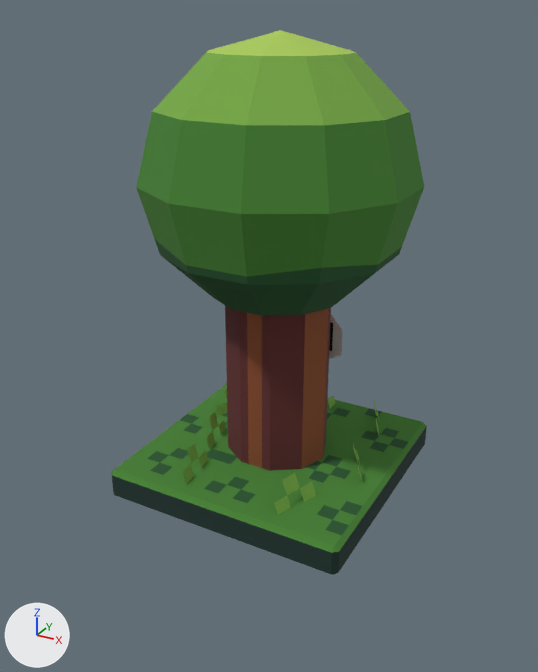
What one commit did to the glTF model 3DArt/Models/tree_sentry.gltf.
One viewpoint serves both versions: a 50 mm lens placed at (1.28, -2.4, 1.69), pointed at (-0.01, -0.05, 0.52). The axes (+X, +Y, +Z) are drawn at lower left. The lights are the same throughout. Where no turn or scale is listed for an object, it has been applied to the vertices. Vertices at the same position are counted once.
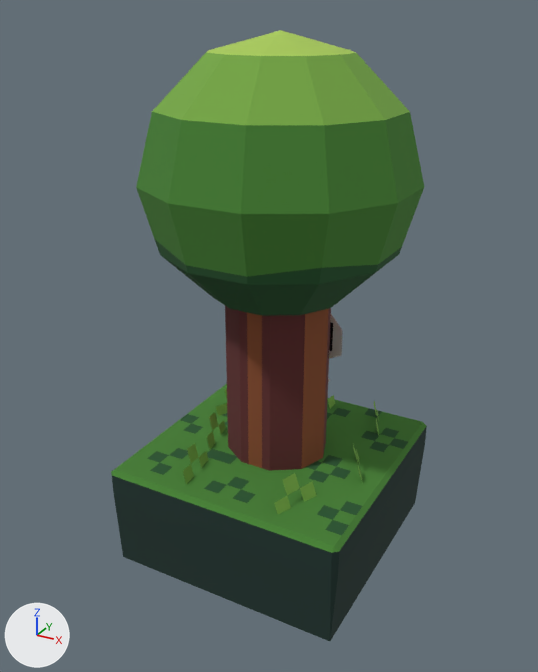
Location of each change, [x1, y1, x2, y2] in pixels of the pictures (538 x 672 px; the box of a moved part takes in the faces that stretch with it):
```json
{"object": "ground", "change": "reshaped", "before": [111, 384, 427, 575], "after": [111, 384, 427, 641], "on screen": "34% taller"}
{"part": 1, "of": "me_mesh_0", "change": "moved or reshaped", "after": [114, 445, 425, 641], "on screen": "not visible before"}
```

Edits to the scene script, one JSON object a line:
```json
{"block": "me_mesh_0", "where": "me_mesh_0.from_pydata(...)  # 24 vertices, 44 faces; spans x -0.5..0.5, y -0.5..0.5, z 0.188..0.312"}
{"block": "me_mesh_0", "where": "# used by ob_ground; location = (0.0, 0.0, -0.312)"}
{"block": "me_mesh_0", "where": "# before: 12 (0.481, 0.481, 0.188), 13 (0.481, -0.481, 0.188) at pixel (333, 574), 14 (-0.481, 0.481, 0.188), 15 (-0.481, -0.481, 0.188) at pixel (117, 495)"}
{"block": "me_mesh_0", "change": "me_mesh_0 part 1"}
{"op": "add", "block": "me_mesh_0", "code": "for i in [*range(12, 16)]: me_mesh_0.vertices[i].co += Vector((0.0, 0.0, -0.312))"}
```
